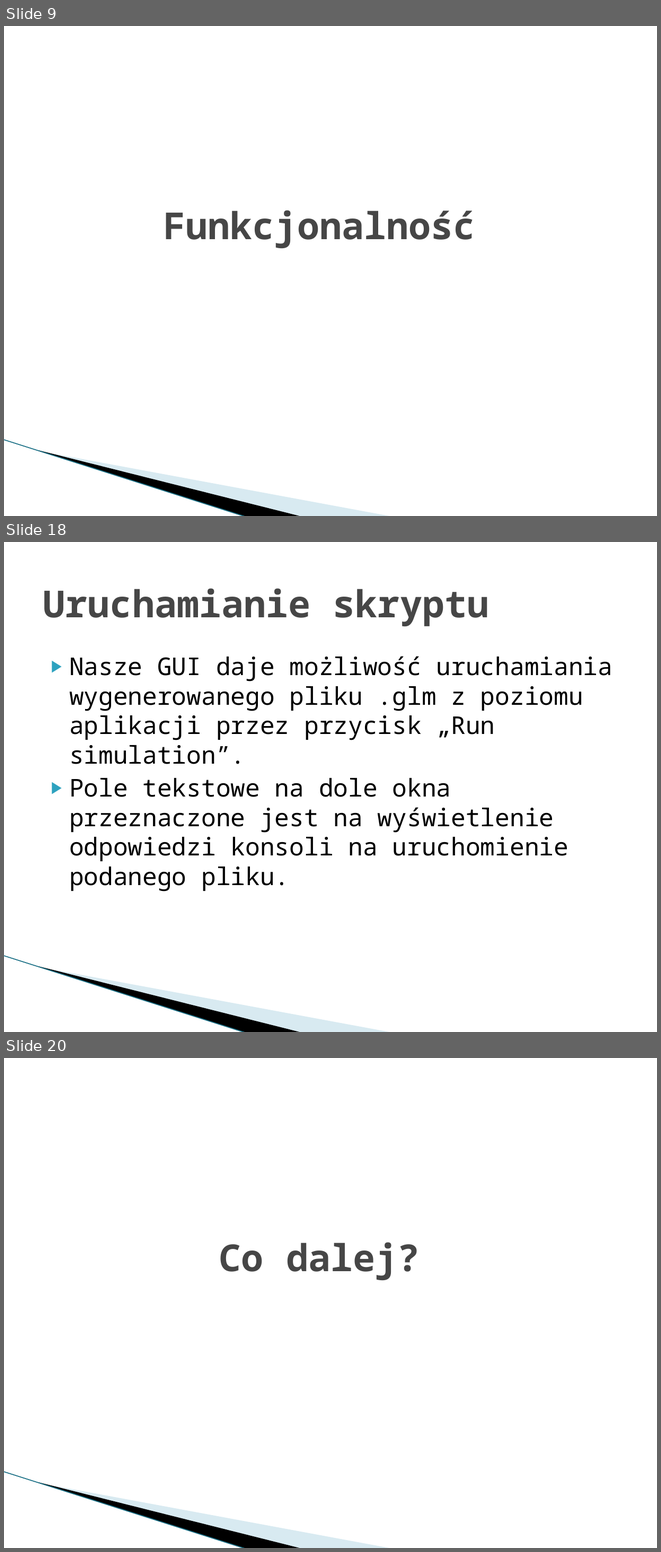
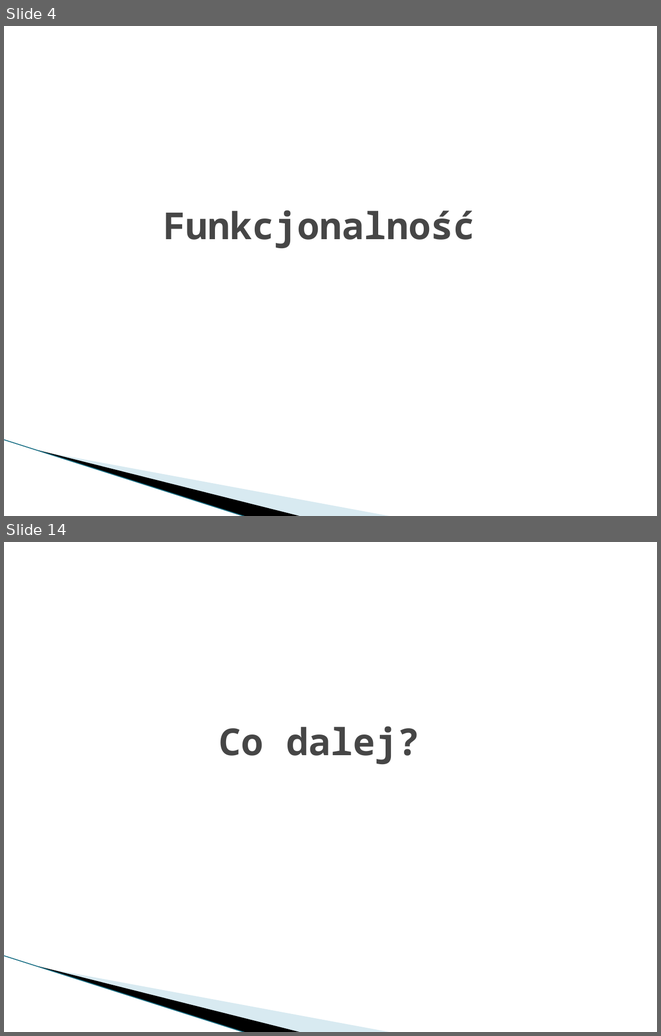
Before and after one commit to Dylek/SP_gridlab-D_GUI, a slide deck: prototyp 2.pptx. Shown one above the other, each under a label of ours: slides 9, 18 and 20 before the commit, slides 4 and 14 after it; the slides between them are not shown. The pictures are 661x1552 and 661x1036 pixels, drawn with LibreOffice and Linux fonts; fonts in the diff are those of the drawing; background and template pictures are left out. Boxes give left, top, right and bottom in pixels: in the first picture for what was removed or moved away, otherwise in the second. Text is boxed around its words. In the diff, an @@ line names an element or a change of style, - is before the commit and + after.

```diff
--- a/prototyp 2.pptx
+++ b/prototyp 2.pptx
@@ slide 18 removed at (4,542,657,1032), background #FFFFFF; not listed: 3 template elements that a slide beside it also shows @@
@@ title removed at (43,588,489,626) @@
-Uruchamianie skryptu
@@ text removed at (69,656,613,891) @@
-▶ Nasze GUI daje możliwość uruchamiania wygenerowanego pliku .glm z poziomu aplikacji przez przycisk „Run simulation”.
-▶ Pole tekstowe na dole okna przeznaczone jest na wyświetlenie odpowiedzi konsoli na uruchomienie podanego pliku.
@@ what was slide 9 is now slide 4 @@
@@ what was slide 20 is now slide 14 @@
```
Also in this commit, not shown: 6 slides changed, 7 slides added, 11 other slides removed.
